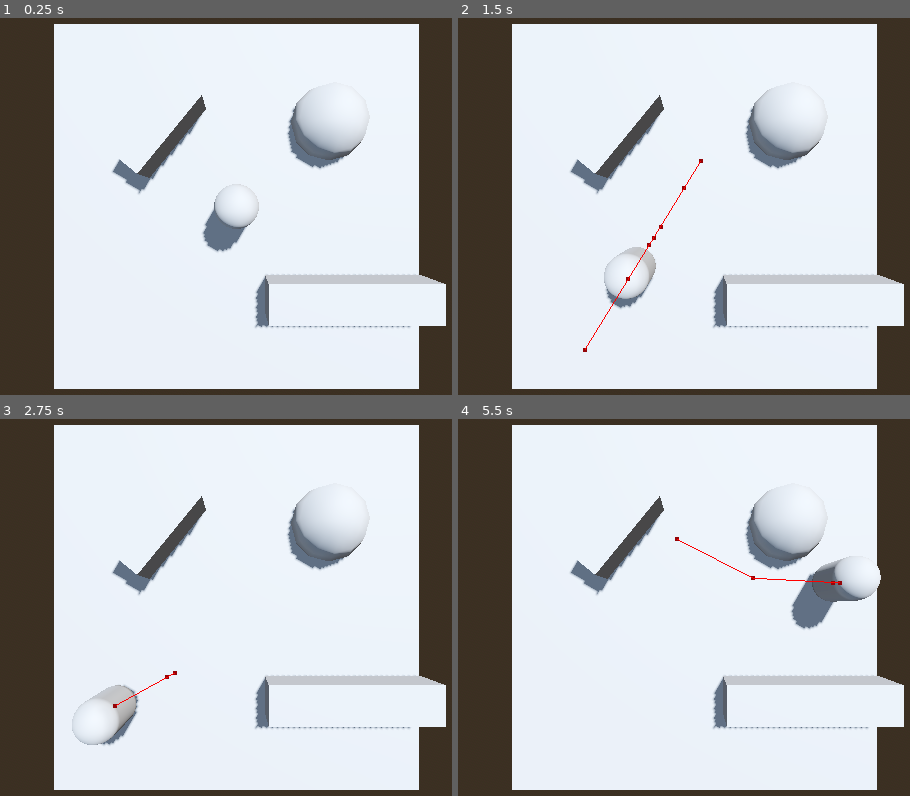
Above: before the commit, frames 1-4 (two rows, left to right).
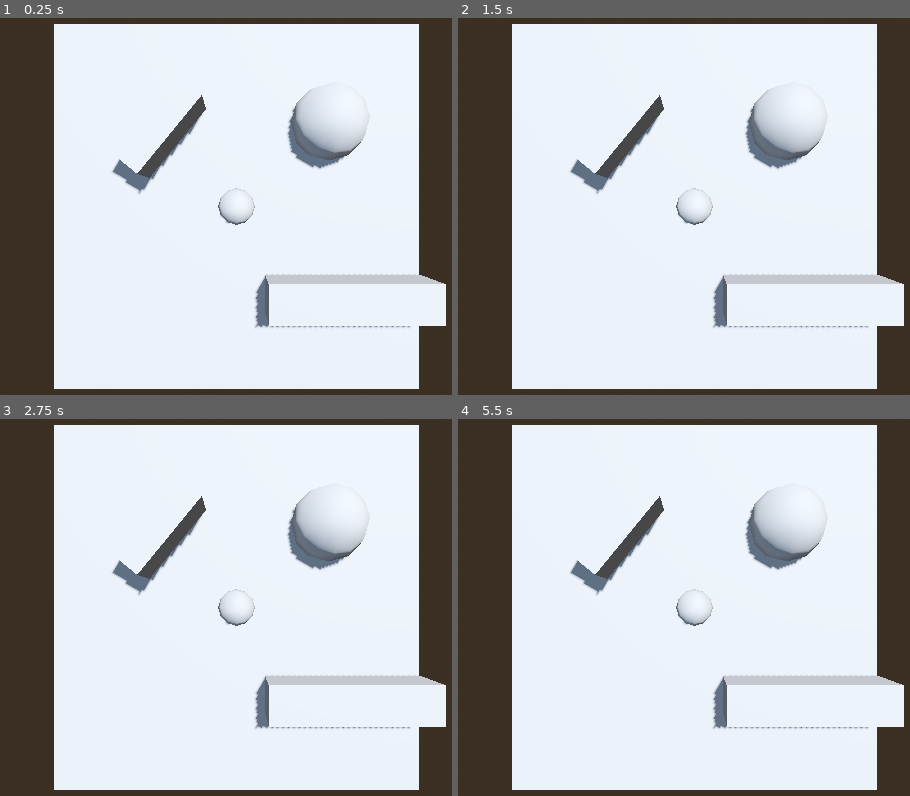
Above: after the commit, the same moments.

Repository: lcrol77/Count-Masters
Game: Godot game, scene res://main.tscn
Same seed, same stepped clock (60 frames per second), same inputs: the game is played once before the commit and once after it.
Inputs (mouse positions are in pixels of both pictures, inside the frame that each line leads up to):
- Up to frame 1 (0.25 s): no input
- Up to frame 2 (1.5 s): tap Enter (ui_accept) at 0.5, 0.77 s; move the mouse to (869, 183) at 0.52 s; click (869, 183) at 0.67 s; move the mouse to (534, 229) at 1.27 s; click (534, 229) at 1.42 s
- Up to frame 3 (2.75 s): tap Enter (ui_accept) at 1.52 s; move the mouse to (316, 509) at 2.02 s; click (316, 509) at 2.17 s
- Up to frame 4 (5.5 s): tap Enter (ui_accept) at 2.75, 3.02, 3.77, 4.52 s; move the mouse to (652, 697) at 2.77 s; click (652, 697) at 2.92 s; move the mouse to (outside the picture) at 3.52 s; click (outside the picture) at 3.67 s; move the mouse to (outside the picture) at 4.27 s; click (outside the picture) at 4.42 s; move the mouse to (733, 607) at 5.02 s; click (733, 607) at 5.17 s

The runs differ from the first frame. In frame 1, 0.9% of the frame differs, in the area x 44-58%, y 44-63%; in frame 2, 1.0%; in frame 3, 1.2%; in frame 4, 2.0%, in the area x 48-94%, y 31-56%.

Commit message:
added raycast stuff

Diff:
--- a/floor.tscn
+++ b/floor.tscn
@@ -1,4 +1,6 @@
-[gd_scene load_steps=2 format=3 uid="uid://dtl57v7tnj3yx"]
+[gd_scene load_steps=3 format=3 uid="uid://dtl57v7tnj3yx"]
+
+[ext_resource type="Script" uid="uid://c5mr0m115wg" path="res://tester.gd" id="1_oj3tl"]
 
 [sub_resource type="NavigationMesh" id="NavigationMesh_ryoud"]
 vertices = PackedVector3Array(4, 0.5, -3, 4, 0.5, -2.25, 4.5, 0.5, -2.25, 4.5, 0.5, -4.5, -4.5, 0.5, -0.25, -3, 0.5, -0 …(360 unchanged characters)…
@@ -7,6 +9,7 @@
 
 [node name="Floor" type="NavigationRegion3D"]
 navigation_mesh = SubResource("NavigationMesh_ryoud")
+script = ExtResource("1_oj3tl")
 
 [node name="FloorMesh" type="CSGBox3D" parent="."]
 transform = Transform3D(1, 0, 0, 0, 1, 0, 0, 0, 1, 0, -0.5, 0)
--- a/main.tscn
+++ b/main.tscn
@@ -1,7 +1,8 @@
-[gd_scene load_steps=6 format=3 uid="uid://c3j6se455nvot"]
+[gd_scene load_steps=7 format=3 uid="uid://c3j6se455nvot"]
 
 [ext_resource type="PackedScene" uid="uid://dtl57v7tnj3yx" path="res://floor.tscn" id="1_ig7tw"]
 [ext_resource type="PackedScene" uid="uid://b47vlv77uy4t1" path="res://nav_npc.tscn" id="2_0xm2m"]
+[ext_resource type="PackedScene" uid="uid://bw6icr7qb1qcw" path="res://mouse_follower.tscn" id="3_h2yge"]
 
 [sub_resource type="ProceduralSkyMaterial" id="ProceduralSkyMaterial_0xm2m"]
 sky_horizon_color = Color(0.662243, 0.671743, 0.686743, 1)
@@ -29,6 +30,11 @@
 
 [node name="NavNPC" parent="." instance=ExtResource("2_0xm2m")]
 transform = Transform3D(1, 0, 0, 0, 1, 0, 0, 0, 1, 0, 0.976458, 0)
+visible = false
 
 [node name="Camera3D" type="Camera3D" parent="."]
 transform = Transform3D(1, 0, 0, 0, -4.37114e-08, 1, 0, -1, -4.37114e-08, 0, 8, 0)
+size = 14.553
+
+[node name="MouseFollower" parent="." node_paths=PackedStringArray("ground_plane") instance=ExtResource("3_h2yge")]
+ground_plane = NodePath("../Floor")
--- /dev/null
+++ b/mouse_follower.gd
@@ -0,0 +1,17 @@
+class_name MouseFollower extends CSGSphere3D
+
+@export var ground_plane: NavSurface
+
+func _unhandled_input(event: InputEvent) -> void:
+	if event is InputEventMouseMotion or event is InputEventMouseButton:
+		var space_state = get_world_3d().direct_space_state
+		var camera = get_viewport().get_camera_3d()
+		var mouse_pos = event.position
+		var from = camera.project_ray_origin(mouse_pos)
+		var to = from + camera.project_ray_normal(mouse_pos) * 1000
+		var query = PhysicsRayQueryParameters3D.create(from, to)
+		query.collide_with_areas = true
+
+		var result = space_state.intersect_ray(query)
+		if result.size() != 0:
+			print(result)
--- /dev/null
+++ b/mouse_follower.tscn
@@ -0,0 +1,6 @@
+[gd_scene load_steps=2 format=3 uid="uid://bw6icr7qb1qcw"]
+
+[ext_resource type="Script" uid="uid://by7065ixrvkbt" path="res://mouse_follower.gd" id="1_70rm8"]
+
+[node name="MouseFollower" type="CSGSphere3D"]
+script = ExtResource("1_70rm8")
--- /dev/null
+++ b/nav_surface.gd
@@ -0,0 +1,3 @@
+class_name NavSurface extends NavigationRegion3D
+
+var surface_mesh: CSGBox3D
--- /dev/null
+++ b/tester.gd
@@ -0,0 +1,4 @@
+class_name Tester extends NavSurface
+
+func _ready() -> void:
+	surface_mesh = $FloorMesh
Not shown, added: mouse_follower.gd.uid
Not shown, added: nav_surface.gd.uid
Not shown, added: tester.gd.uid
